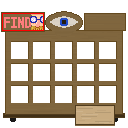
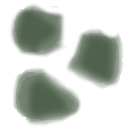
Layered file, before and after one edit (128x128). Changes by layer:
painted on "Layer 7" over [8, 3, 124, 127]
removed layer "Layer 8" over [85, 14, 125, 30]
removed layer "Layer 5" over [1, 12, 45, 32]
removed layer "Layer 3" over [2, 11, 126, 126]
removed layer "Layer 4" over [10, 116, 118, 122]
